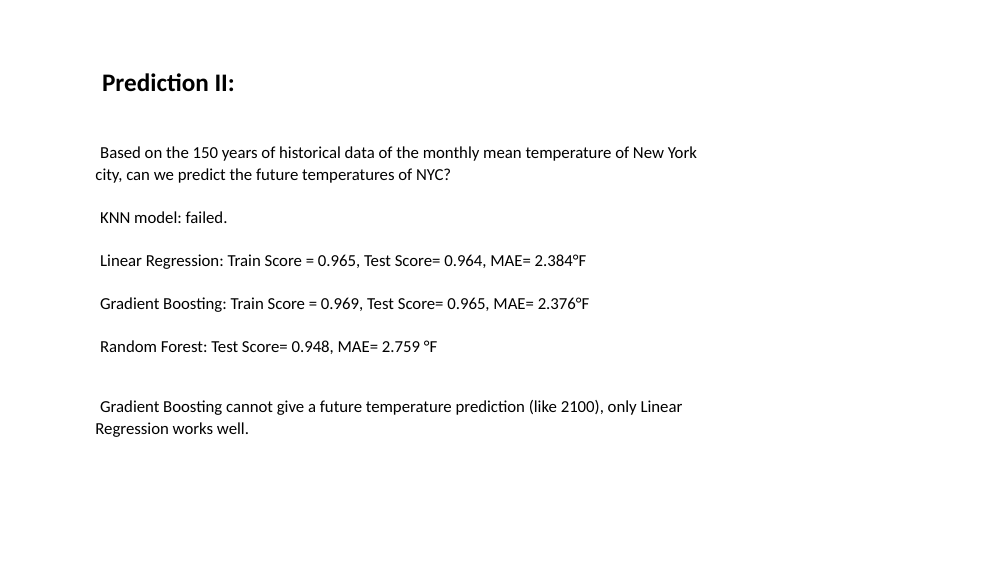
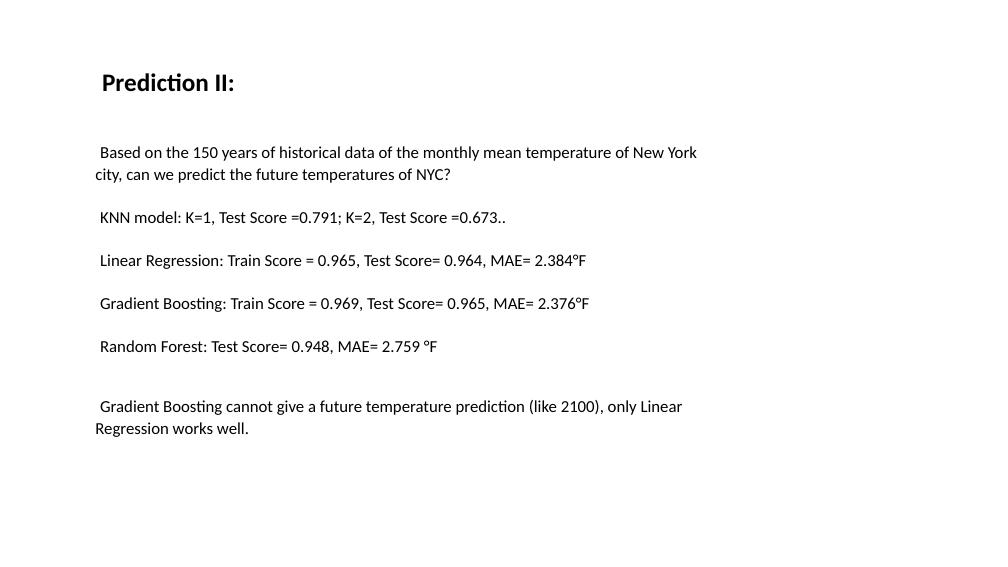
Before and after one commit to nshang88/Capstone-Projects, a slide deck: slide 14 of Capstone_Presentation_Climate.pptx. Drawn at 1008x567 pixels with LibreOffice and Linux fonts; fonts in the diff are those of the drawing. Boxes give left, top, right and bottom in pixels: in the first picture for what was removed or moved away, otherwise in the second. Text is boxed around its words. In the diff, an @@ line names an element or a change of style, - is before the commit and + after.

```diff
--- a/Capstone_Presentation_Climate.pptx
+++ b/Capstone_Presentation_Climate.pptx
@@ text at (100, 211, 506, 225): text changed @@
-KNN model: failed.
+KNN model: K=1, Test Score =0.791; K=2, Test Score =0.673..
```
Also in this commit, not shown: 1 other slide changed.
